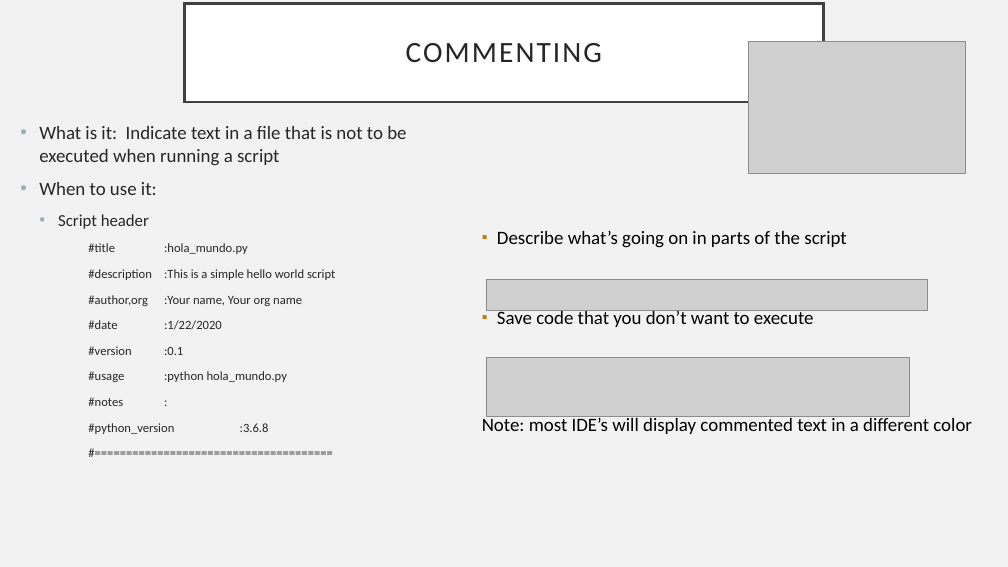
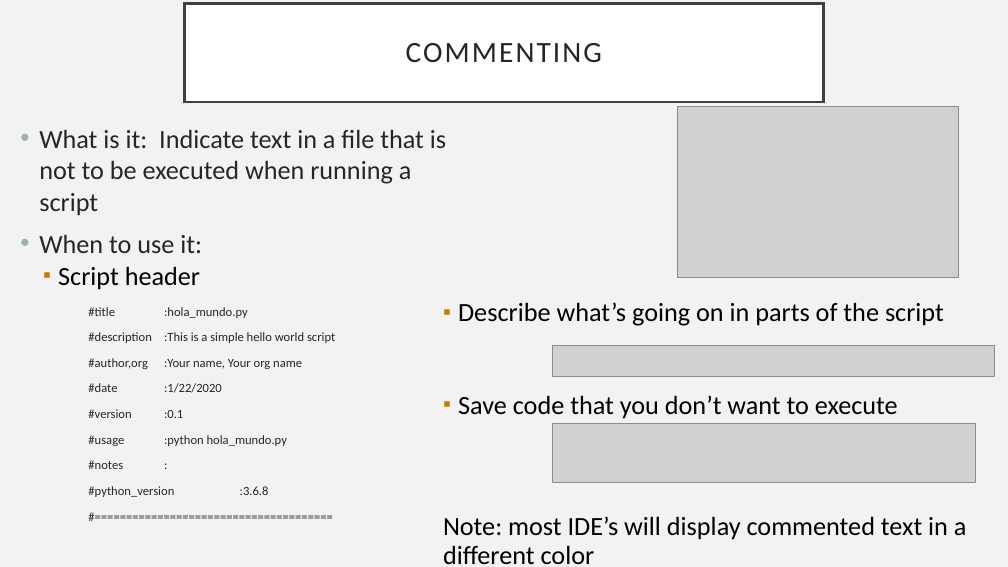
Before and after one commit to thoufer/IntroPythonDataTraining, a slide deck: slide 14 of additional_resources/HandsOnPythonClass_June25_2020.pptx (slide 13 before the commit). Drawn at 1008x567 pixels with LibreOffice and Linux fonts; fonts in the diff are those of the drawing; grey boxes stand for pictures. Boxes give left, top, right and bottom in pixels: in the first picture for what was removed or moved away, otherwise in the second. Text is boxed around its words. In the diff, an @@ line names an element or a change of style, - is before the commit and + after.

```diff
--- a/additional_resources/HandsOnPythonClass_June25_2020.pptx
+++ b/additional_resources/HandsOnPythonClass_June25_2020.pptx
@@ picture: place and size @@
-picture at (749,41,966,173)
+picture at (677,107,959,278)
@@ text at (39,129,446,290): size 18 to 25 pt in "What is it: Indicate text in a ...", "When to use it:"; size 16 to 25 pt, text colour #262626 to #000000 in "Script header"; bullet • to ▪; line spacing 1 to 0.9; less space between paragraphs; bullet colour #9BAFB5 to #C67D08 @@
@@ text "Describe what’s going on in ...": place and size @@
-text "Describe what’s going on in ..." at (482,231,972,434)
+text "Describe what’s going on in ..." at (443,302,967,540)
@@ text "Describe what’s going on in ..." at (443,302,967,540): size 18 to 25 pt @@
@@ picture: place and size @@
-picture at (486,280,928,311)
+picture at (553,346,994,377)
@@ picture: place and size @@
-picture at (486,358,909,417)
+picture at (553,424,975,483)
```
Also in this commit, not shown: 18 other slides changed, 3 slides added, 5 slides removed, 5 other files.
